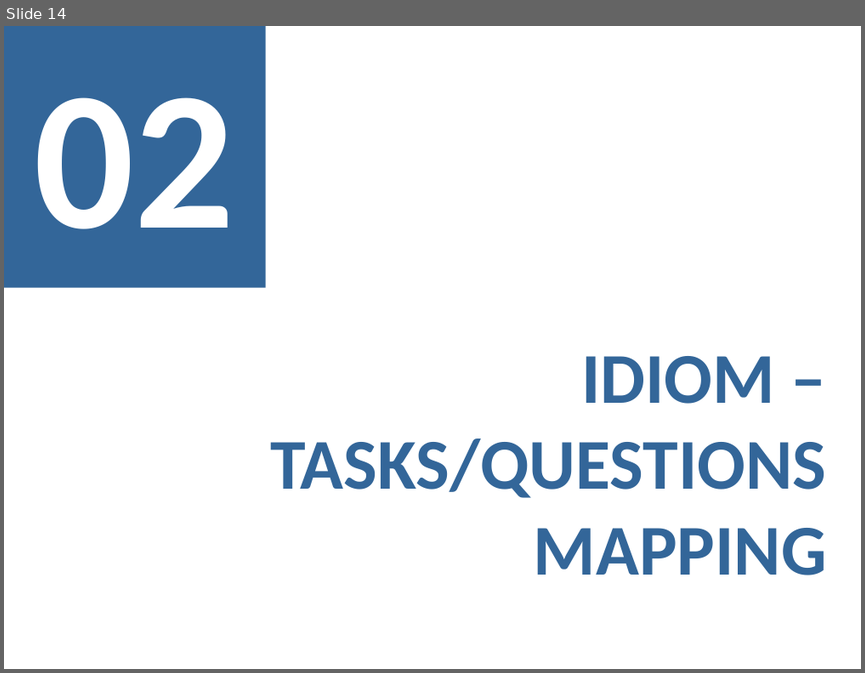
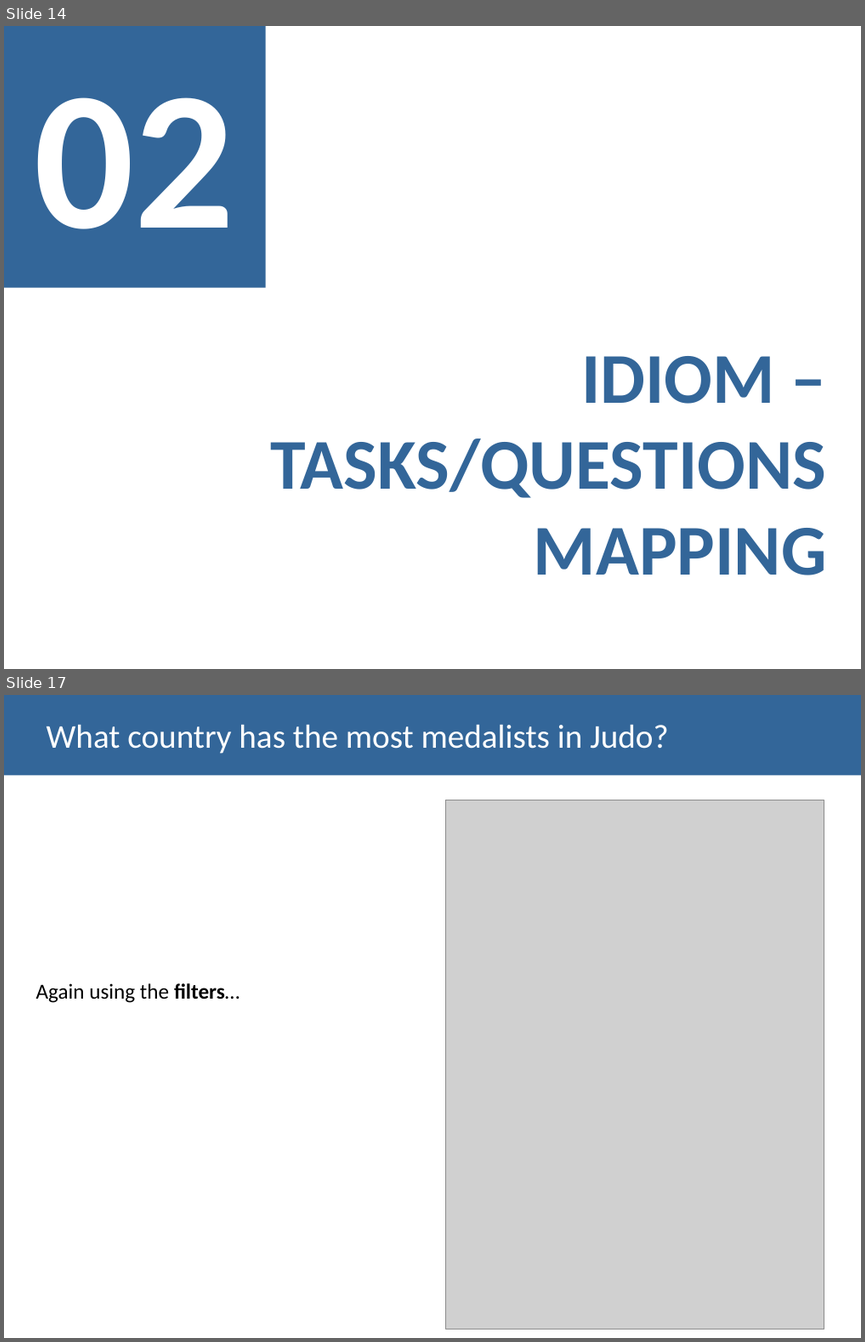
Before and after one commit to carboned4/V_I_2015_1, a slide deck: checkpoint3/G01A - Presentation 3.pptx. Shown one above the other, each under a label of ours: slide 14 before the commit, slides 14 and 17 after it; the slides between them are not shown. The pictures are 865x673 and 865x1342 pixels, drawn with LibreOffice and Linux fonts; fonts in the diff are those of the drawing; grey boxes stand for pictures. Boxes give left, top, right and bottom in pixels: in the first picture for what was removed or moved away, otherwise in the second. Text is boxed around its words. In the diff, an @@ line names an element or a change of style, - is before the commit and + after.

```diff
--- a/checkpoint3/G01A - Presentation 3.pptx
+++ b/checkpoint3/G01A - Presentation 3.pptx
@@ slide 17 added at box(4, 695, 861, 1338), background #FFFFFF @@
@@ title added at box(4, 695, 861, 776), fill #336699, 28 pt, text #FFFFFF @@
+What country has the most medalists in Judo?
@@ picture added at box(446, 800, 824, 1328) @@
@@ text added at box(36, 983, 239, 1003), 18 pt, text #000000 @@
+Again using the filters…
```
Also in this commit, not shown: 6 other slides added, 2 slides removed.
